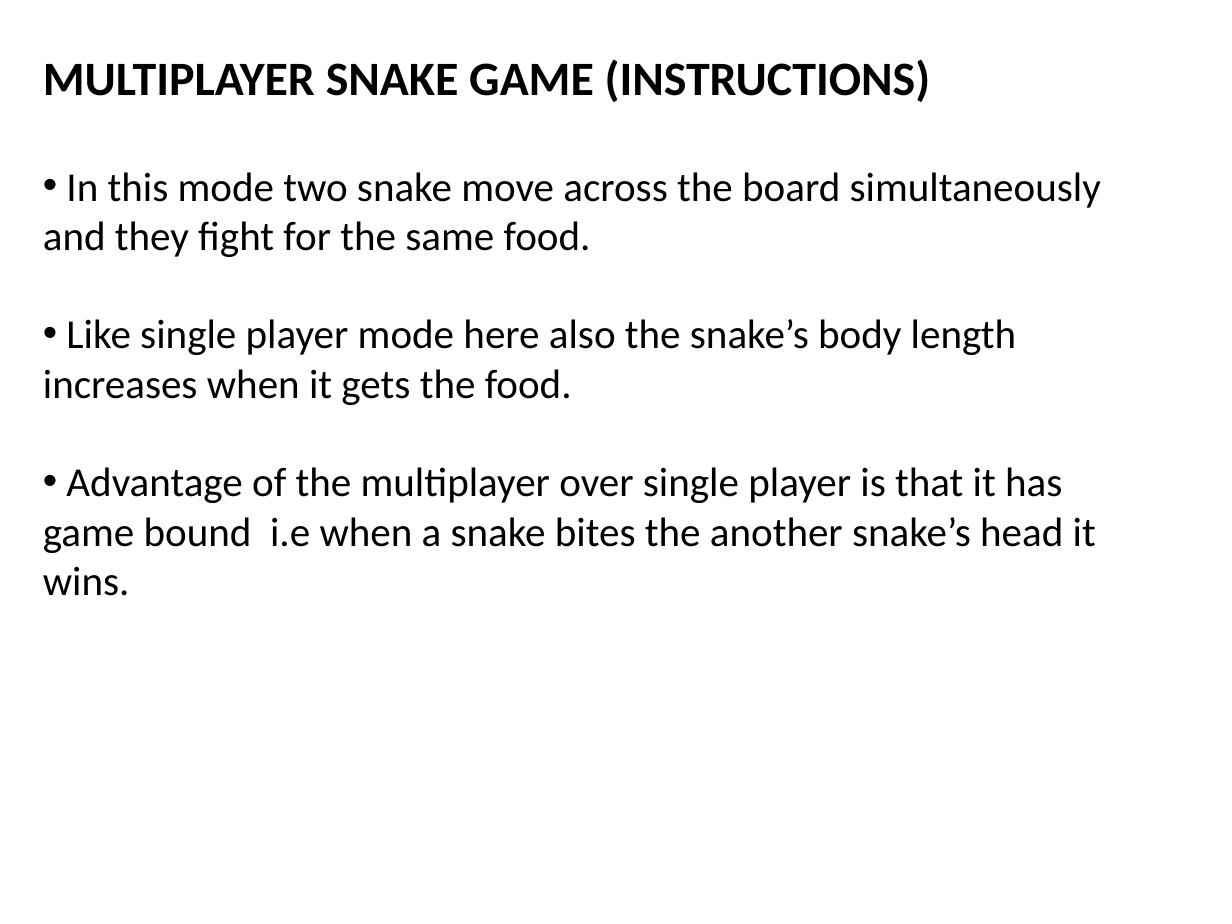
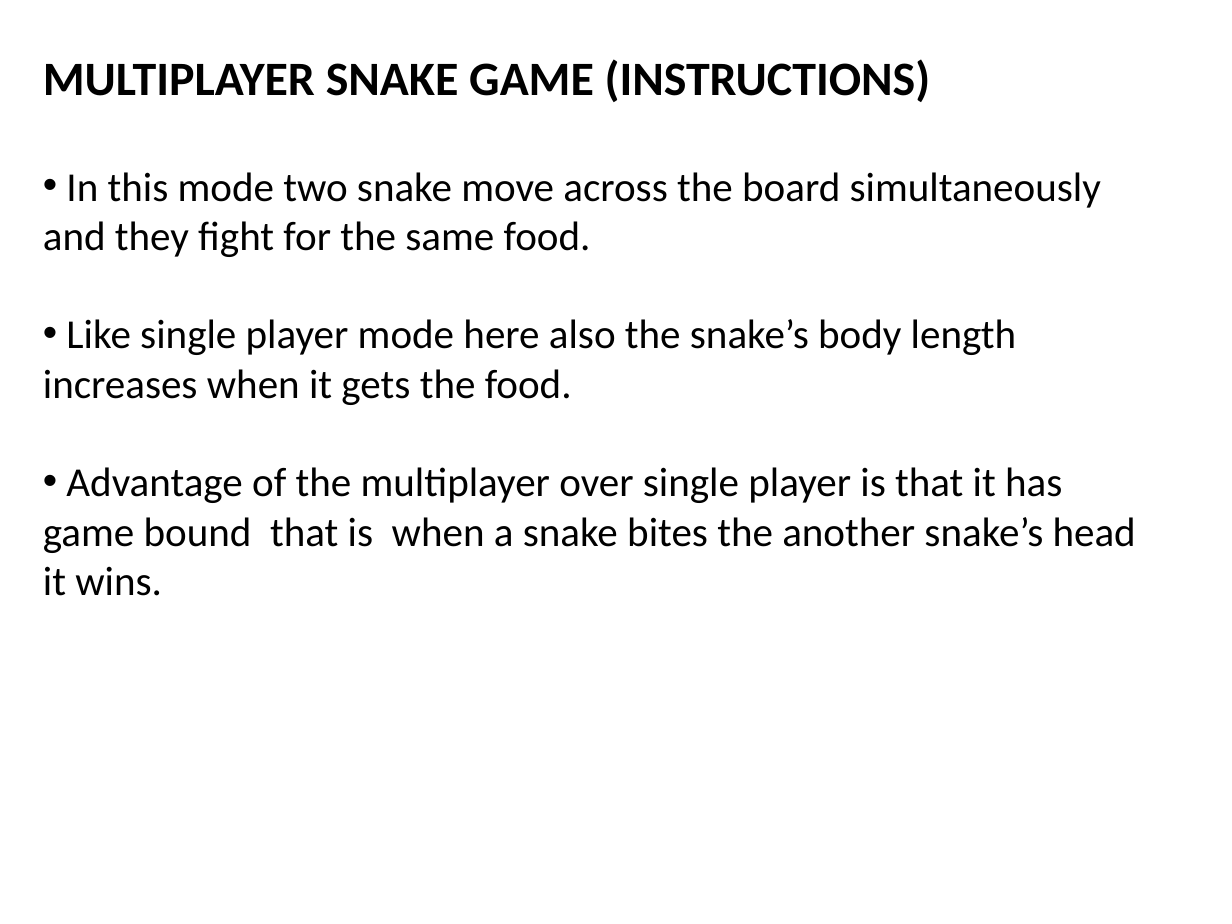
Before and after one commit to Greeny6092/Mini-Project-sem7-, a slide deck: slide 12 of presentation/AI BASED MULTIPLAYER SNAKE GAME(mini project).pptx. Drawn at 1232x924 pixels with LibreOffice and Linux fonts; fonts in the diff are those of the drawing. Boxes give left, top, right and bottom in pixels: in the first picture for what was removed or moved away, otherwise in the second. Text is boxed around its words. In the diff, an @@ line names an element or a change of style, - is before the commit and + after.

```diff
--- a/presentation/AI BASED MULTIPLAYER SNAKE GAME(mini project).pptx
+++ b/presentation/AI BASED MULTIPLAYER SNAKE GAME(mini project).pptx
@@ text at box(43, 467, 1136, 596): text changed @@
-• Advantage of the multiplayer over single player is that it has game bound i.e when a snake bites the another snake’s head it wins.
+• Advantage of the multiplayer over single player is that it has game bound that is when a snake bites the another snake’s head it wins.
```
Also in this commit, not shown: 10 other slides changed, 2 other files.
